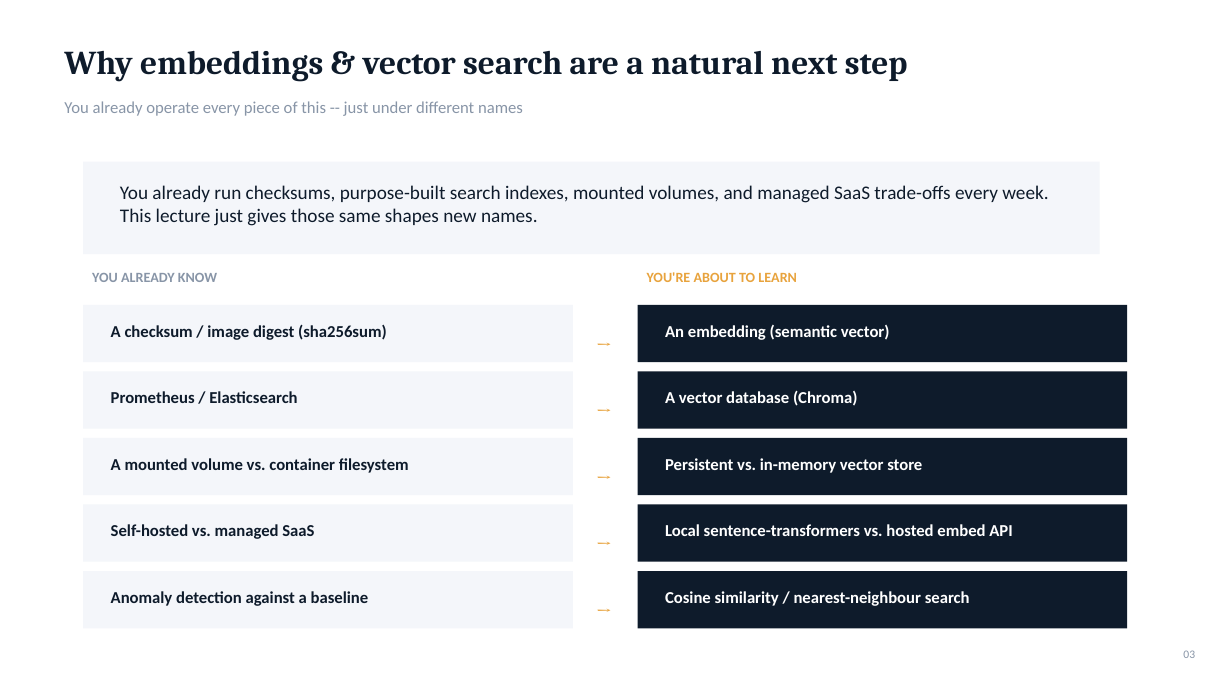
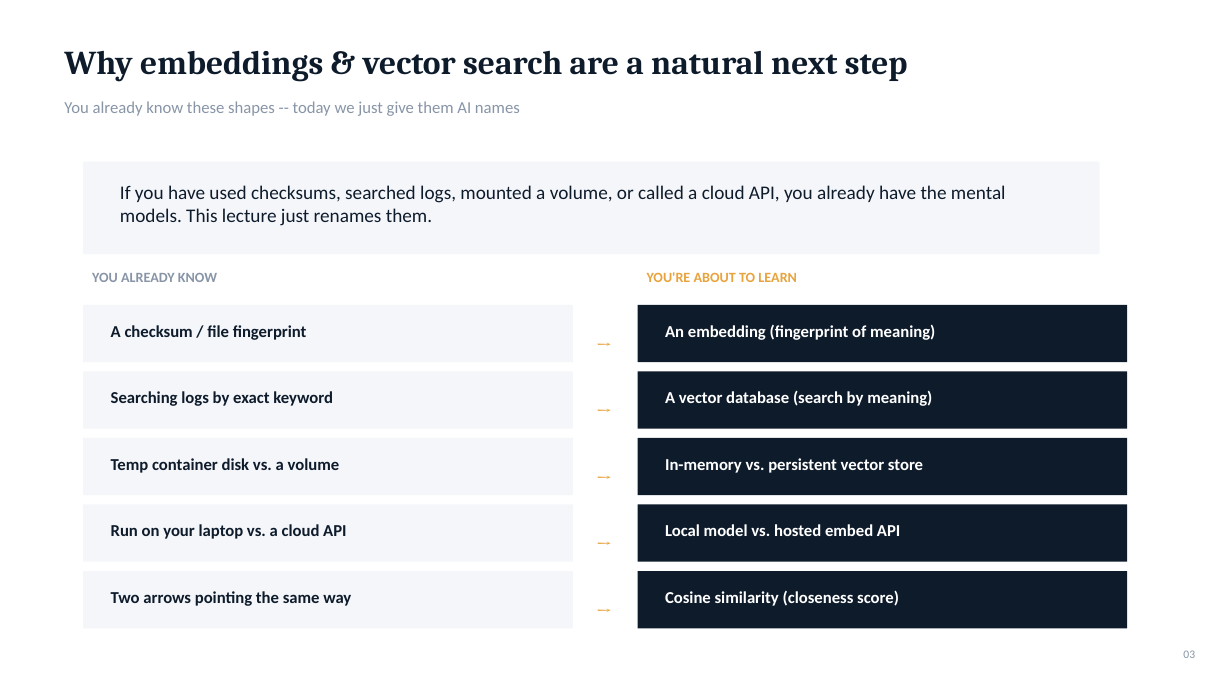
Before and after one commit to mayurb99/Agentic-AI-Series, a slide deck: slide 3 of lecture2/L2_Embeddings_VectorDatabases_DevOps.pptx. Drawn at 1232x693 pixels with LibreOffice and Linux fonts; fonts in the diff are those of the drawing. Boxes give left, top, right and bottom in pixels: in the first picture for what was removed or moved away, otherwise in the second. Text is boxed around its words. In the diff, an @@ line names an element or a change of style, - is before the commit and + after.

```diff
--- a/lecture2/L2_Embeddings_VectorDatabases_DevOps.pptx
+++ b/lecture2/L2_Embeddings_VectorDatabases_DevOps.pptx
@@ text at <box>64,101,520,116</box>: text changed @@
-You already operate every piece of this -- just under different names
+You already know these shapes -- today we just give them AI names
@@ text at <box>120,185,1006,226</box>: text changed @@
-You already run checksums, purpose-built search indexes, mounted volumes, and managed SaaS trade-offs every week. This lecture just gives those same shapes new names.
+If you have used checksums, searched logs, mounted a volume, or called a cloud API, you already have the mental models. This lecture just renames them.
@@ text at <box>111,325,307,340</box>: text changed @@
-A checksum / image digest (sha256sum)
+A checksum / file fingerprint
@@ text at <box>665,325,935,340</box>: text changed @@
-An embedding (semantic vector)
+An embedding (fingerprint of meaning)
@@ text at <box>111,391,333,406</box>: text changed @@
-Prometheus / Elasticsearch
+Searching logs by exact keyword
@@ text at <box>665,390,932,406</box>: text changed @@
-A vector database (Chroma)
+A vector database (search by meaning)
@@ text at <box>111,458,340,473</box>: text changed @@
-A mounted volume vs. container filesystem
+Temp container disk vs. a volume
@@ text at <box>665,458,923,473</box>: text changed @@
-Persistent vs. in-memory vector store
+In-memory vs. persistent vector store
@@ text at <box>111,524,346,539</box>: text changed @@
-Self-hosted vs. managed SaaS
+Run on your laptop vs. a cloud API
@@ text at <box>665,524,900,536</box>: text changed @@
-Local sentence-transformers vs. hosted embed API
+Local model vs. hosted embed API
@@ text at <box>111,591,351,606</box>: text changed @@
-Anomaly detection against a baseline
+Two arrows pointing the same way
@@ text at <box>665,590,899,606</box>: text changed @@
-Cosine similarity / nearest-neighbour search
+Cosine similarity (closeness score)
```
Also in this commit, not shown: 18 other slides changed, 3 slides added, 3 slides removed, 3 other files.
